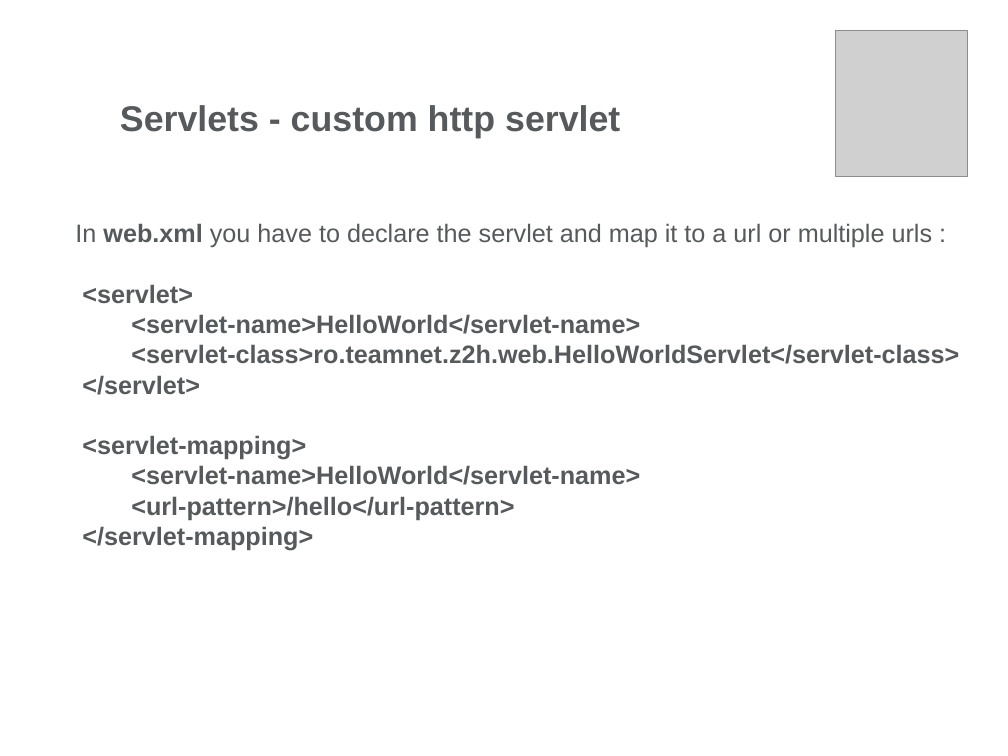
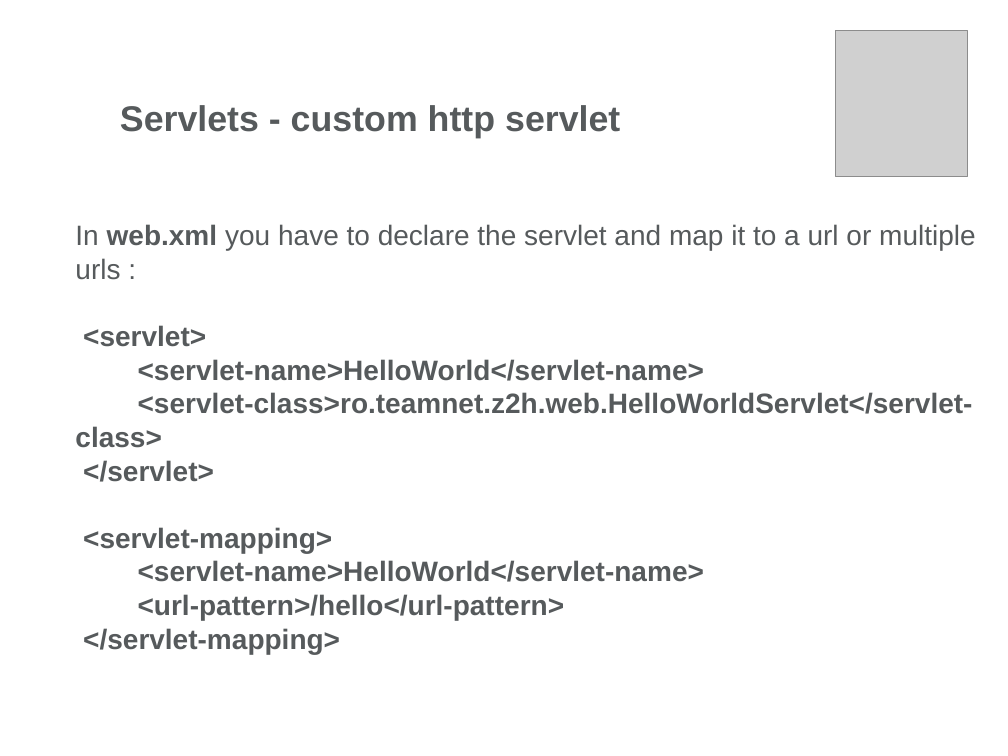
Before and after one commit to milanblank/JavaDocs, a slide deck: slide 36 of Servlets/Day1/Docs/Web Presentation-Part1.pptx (slide 37 before the commit). Drawn at 1008x756 pixels with LibreOffice and Linux fonts; fonts in the diff are those of the drawing; grey boxes stand for pictures; background and template pictures are left out. Boxes give left, top, right and bottom in pixels: in the first picture for what was removed or moved away, otherwise in the second. Text is boxed around its words. In the diff, an @@ line names an element or a change of style, - is before the commit and + after.

Commit message:
Java Servlets Day 1 workshops completed

```diff
--- a/Servlets/Day1/Docs/Web Presentation-Part1.pptx
+++ b/Servlets/Day1/Docs/Web Presentation-Part1.pptx
@@ text "In web.xml you have to ..." at box(75, 224, 976, 654): size 18 to 20 pt @@
```
Also in this commit, not shown: 15 other slides changed, 17 other files.
